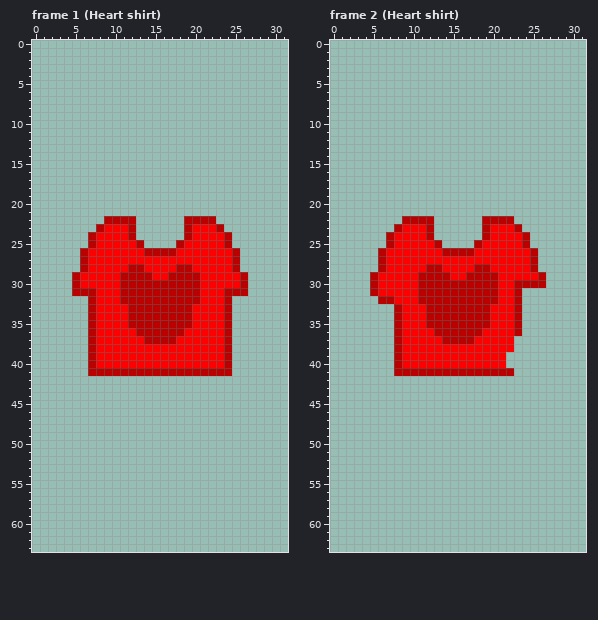
Pixel-art file -- Assets/Resources/Clothes/Torso Front.aseprite. Above is the file before it was changed.
32x64 pixels, 20 frames. Shown: frame 1 (Heart shirt), frame 2 (Heart shirt). The commit also changed other frames, which this record leaves out.
After the commit:
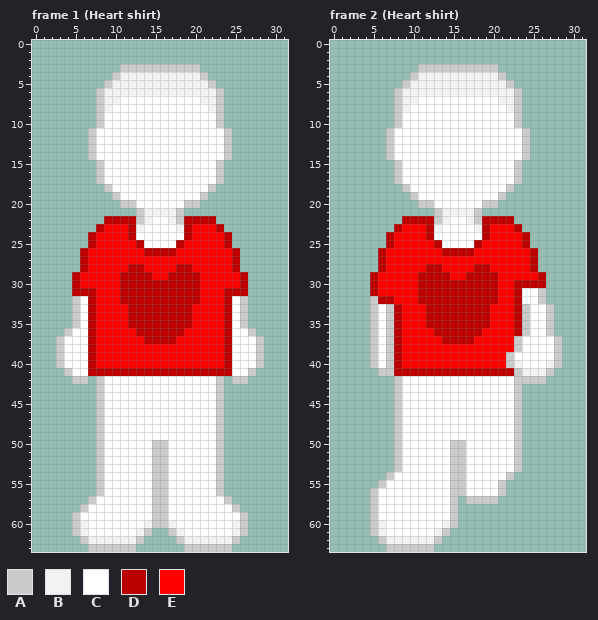
Palette (. is transparent): A #cbcbcb  B #f2f2f2  C #ffffff  D #bb0000  E #ff0000
Edits made:
layer "Layer 1" now shown
layer "Arms" now shown
Changed rows in their new state; - is an unchanged pixel.
Frame 1 (Heart shirt), layers "Arms", "Layer 1":
first column x 7:
 3 ----AAAAAAAAAA----
 4 ---ABBBBBBBBBBA---
 5 --ABBBBBBBBBBBBA--
 6 -ABBBBBBBBBBBBBBA-
 7 -ABBCCCCCCCCCCBBA-
 8 -ABCCCCCCCCCCCCBA-
 9 -ACCCCCCCCCCCCCCA-
10 -ACCCCCCCCCCCCCCA-
11 ACCCCCCCCCCCCCCCCA
12 ACCCCCCCCCCCCCCCCA
13 ACCCCCCCCCCCCCCCCA
14 ACCCCCCCCCCCCCCCCA
15 -ACCCCCCCCCCCCCCA-
16 -ACCCCCCCCCCCCCCA-
17 -ACCCCCCCCCCCCCCA-
18 --ACCCCCCCCCCCCA--
19 ---ACCCCCCCCCCA---
20 ----AACCCCCCAA----
21 ------ABBBBA------
22 ------ABCCBA------
23 ------BCCCCB------
24 ------CCCCCC------
25 -------CCCC-------
first column x 3:
32 --AC------------------CA--
33 --AC------------------CA--
34 --AC------------------CA--
35 --AC------------------CA--
36 -ACC------------------CCA-
37 ACCC------------------CCCA
38 ACCC------------------CCCA
39 ACCC------------------CCCA
40 ACCC------------------CCCA
41 -ACC------------------CCA-
42 --AA-ACCCCCCCCCCCCCCA-AA--
43 -----ACCCCCCCCCCCCCCA-----
44 -----ACCCCCCCCCCCCCCA-----
45 -----ACCCCCCCCCCCCCCA-----
46 -----ACCCCCCCCCCCCCCA-----
47 -----ACCCCCCCCCCCCCCA-----
48 -----ACCCCCCCCCCCCCCA-----
49 -----ACCCCCCCCCCCCCCA-----
50 -----ACCCCCCAACCCCCCA-----
51 -----ACCCCCCAACCCCCCA-----
52 -----ACCCCCCAACCCCCCA-----
53 -----ACCCCCCAACCCCCCA-----
54 -----ACCCCCCAACCCCCCA-----
55 -----ACCCCCCAACCCCCCA-----
56 -----ACCCCCCAACCCCCCA-----
57 ----ACCCCCCCAACCCCCCCA----
58 ---ACCCCCCCCAACCCCCCCCA---
59 --ACCCCCCCCCAACCCCCCCCCA--
60 --ABCCCCCCCBAABCCCCCCCBA--
61 --ABCCCCCCBA--ABCCCCCCBA--
62 ---ABBBBBBA----ABBBBBBA---
63 ----AAAAAA------AAAAAA----
Frame 2 (Heart shirt), layers "Arms", "Layer 1":
first column x 7:
 3 ----AAAAAAAAAA----
 4 ---ABBBBBBBBBBA---
 5 --ABBBBBBBBBBBBA--
 6 -ABBBBBBBBBBBBBBA-
 7 -ABBCCCCCCCCCCBBA-
 8 -ABCCCCCCCCCCCCBA-
 9 -ACCCCCCCCCCCCCCA-
10 -ACCCCCCCCCCCCCCA-
11 ACCCCCCCCCCCCCCCCA
12 ACCCCCCCCCCCCCCCCA
13 ACCCCCCCCCCCCCCCCA
14 ACCCCCCCCCCCCCCCCA
15 -ACCCCCCCCCCCCCCA-
16 -ACCCCCCCCCCCCCCA-
17 -ACCCCCCCCCCCCCCA-
18 --ACCCCCCCCCCCCA--
19 ---ACCCCCCCCCCA---
20 ----AACCCCCCAA----
21 ------ABBBBA------
22 ------ABCCBA------
23 ------BCCCCB------
24 ------CCCCCC------
25 -------CCCC-------
first column x 5:
31 -------------------CCA--
32 A------------------CCA--
33 ACA----------------ACCA-
34 ACA----------------ACCA-
35 ACA----------------ACCA-
36 ACA----------------ACCA-
37 ACA---------------ACCCCA
38 ACA---------------ACCCCA
39 ACA--------------ACCCCCA
40 ACA--------------ABCCCBA
41 -AA---------------ABBBA-
42 ---ACCCCCCCCCCCCCCAAAA--
43 ---ACCCCCCCCCCCCCCA-----
44 ---ACCCCCCCCCCCCCCA-----
45 ---ACCCCCCCCCCCCCCA-----
46 ---ACCCCCCCCCCCCCCA-----
47 ---ACCCCCCCCCCCCCCA-----
48 ---ACCCCCCCCCCCCCCA-----
49 ---ACCCCCCCCCCCCCCA-----
50 ---ACCCCCCAACCCCCCA-----
51 ---ACCCCCCAACCCCCCA-----
52 ---ACCCCCCAACCCCCCA-----
53 ---ACCCCCCAACCCCCCA-----
54 --ACCCCCCCAACCCCCA------
55 -ACCCCCCCCAACCCCA-------
56 ACCCCCCCCCAACCCCA-------
57 ACCCCCCCCCA-AAAA--------
58 ACCCCCCCCCA-------------
59 ACCCCCCCCCA-------------
60 ABCCCCCCCBA-------------
61 ABCCCCCCBA--------------
62 -ABBBBBBA---------------
63 --AAAAAA----------------
Where, in picture pixels (left, top, right, bottom), the same in both pictures:
added: (88, 64, 232, 248)
added: (56, 296, 264, 552)
added: (386, 64, 530, 248)
added: (370, 288, 562, 552)
